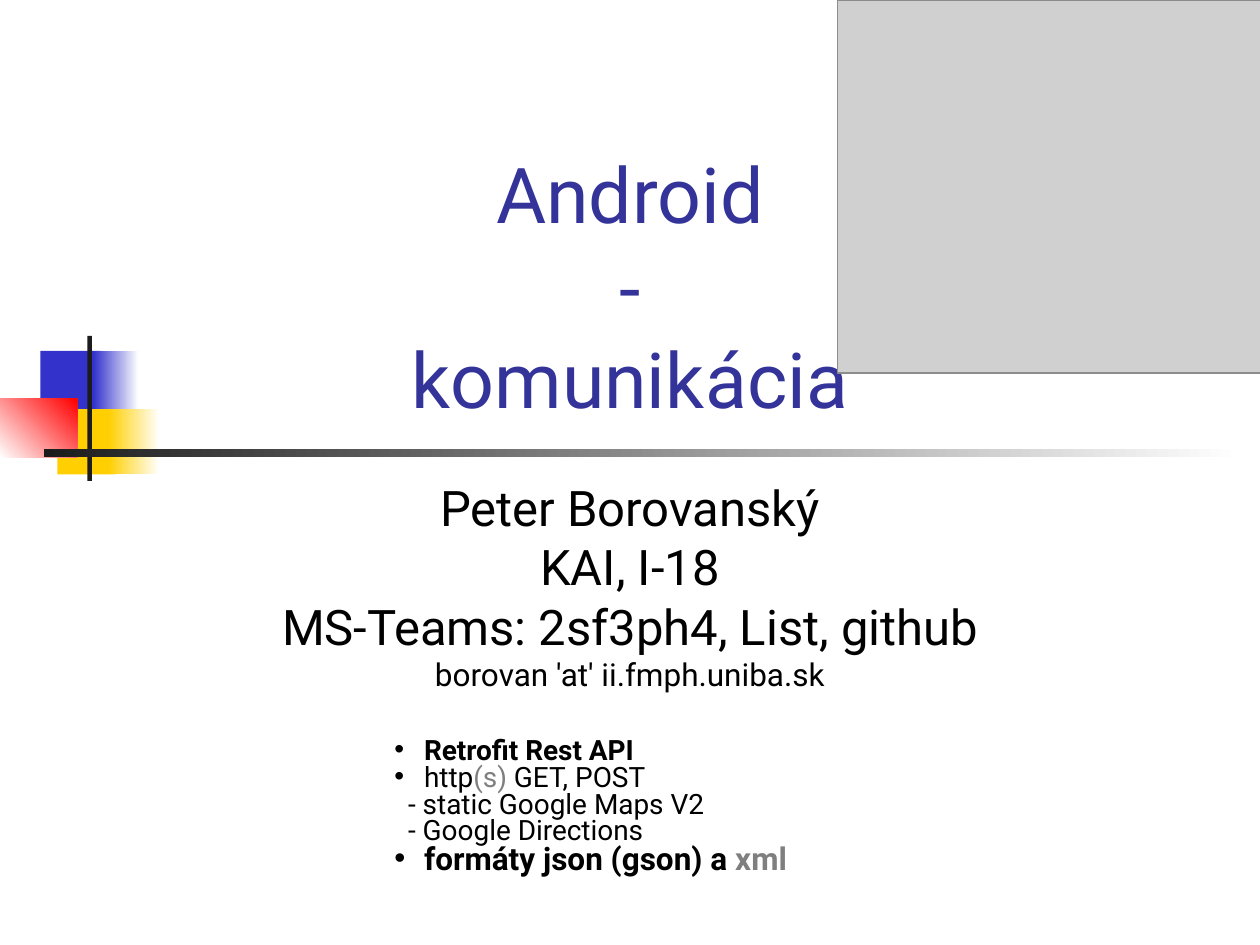
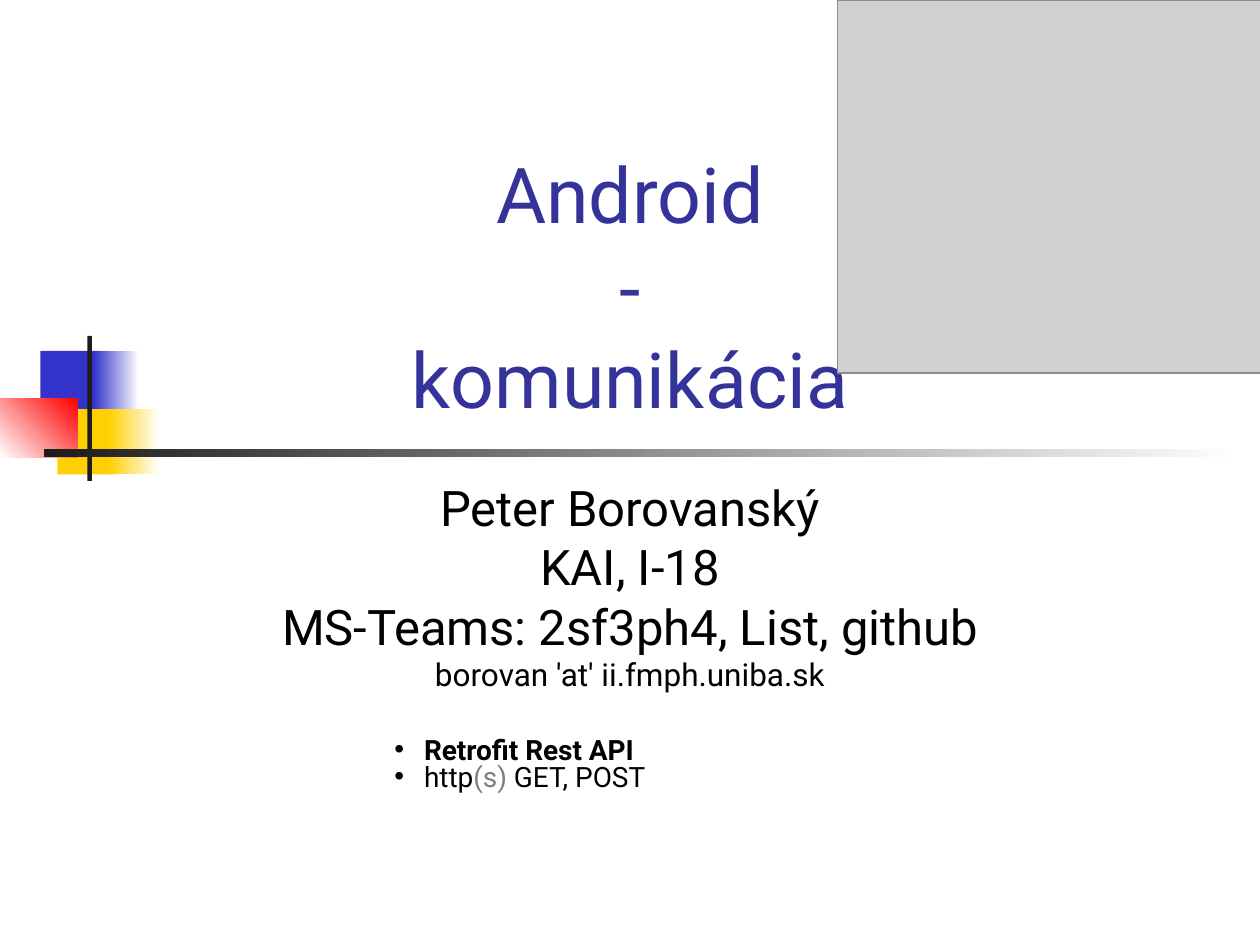
Before and after one commit to vmandro/Prednasky, a slide deck: slide 1 of 11/11_Android.ppt. Drawn at 1260x945 pixels with LibreOffice and Linux fonts; fonts in the diff are those of the drawing; grey boxes stand for pictures. Boxes give left, top, right and bottom in pixels: in the first picture for what was removed or moved away, otherwise in the second. Text is boxed around its words. In the diff, an @@ line names an element or a change of style, - is before the commit and + after.

```diff
--- a/11/11_Android.ppt
+++ b/11/11_Android.ppt
@@ text at bbox=[423, 788, 787, 877]: paragraphs removed @@
-- static Google Maps V2
-- Google Directions
-• formáty json (gson) a xml
```
Also in this commit, not shown: 9 other slides changed, 35 slides removed, 2 other files.
